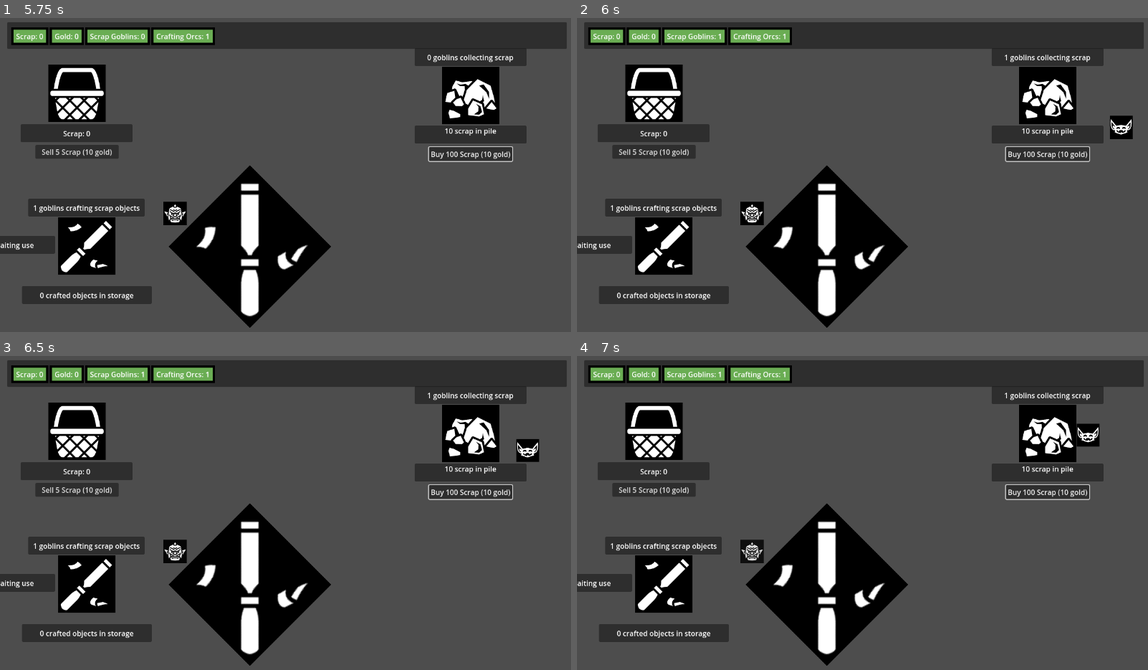
Above: before the commit, frames 1-4 (two rows, left to right).
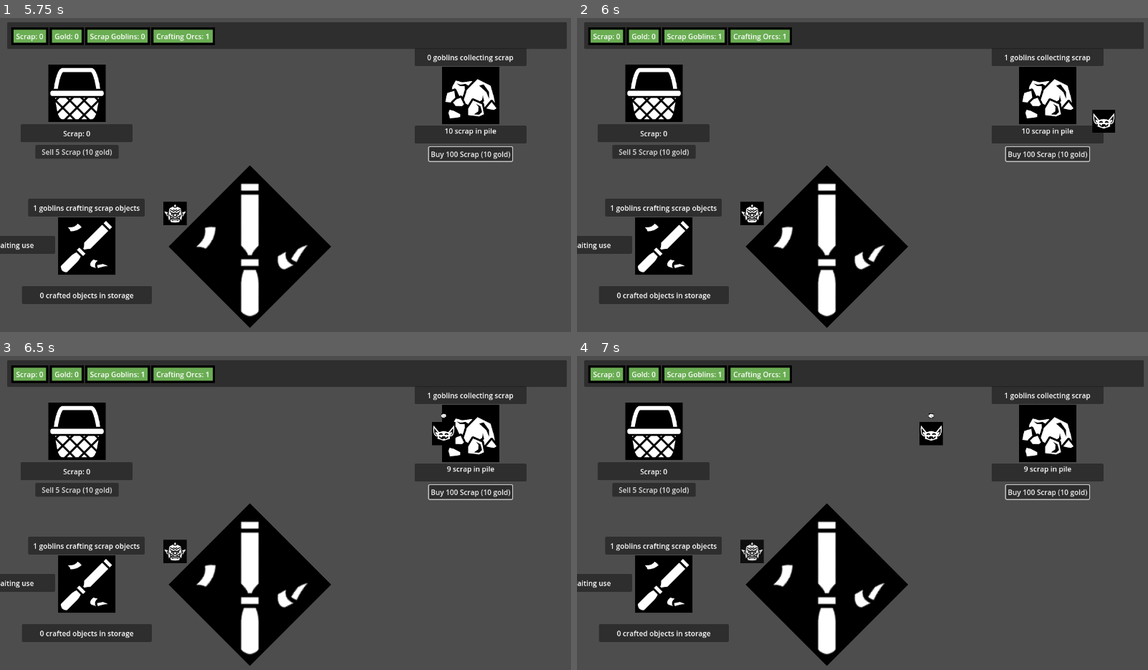
Above: after the commit, the same moments.

Repository: breadbun407/GoblinIdle
Game: Godot game, scene res://World/main.tscn
The game is run twice, just before and just after one commit, with the same random seed, the same clock (stepped at 60 frames per second) and the same inputs.
Inputs (mouse positions are in pixels of both pictures, inside the frame that each line leads up to):
- Up to frame 1 (5.75 s): click "Sell 5 Scrap (10 gold)" at 0.5 s; click "Buy 100 Scrap (10 gold)" at 1.25 s; click "Sell 5 Scrap (10 gold)" at 2 s; click "Buy 100 Scrap (10 gold)" at 2.75 s; click "Sell 5 Scrap (10 gold)" at 3.5 s; click "Buy 100 Scrap (10 gold)" at 4.25 s; tap Enter at 5 s; move the mouse to (85, 247) at 5.02 s; press the mouse at (85, 247) at 5.03 s
- Up to frame 2 (6 s): tap Space at 5.75 s; move the mouse to (1045, 96) at 5.77 s; release the mouse at (1045, 96) at 5.78 s; click (1045, 96) at 5.85 s
- Up to frame 3 (6.5 s): no input
- Up to frame 4 (7 s): move the mouse to (919, 443) at 6.52 s; press the mouse at (919, 443) at 6.53 s

Frame 1 is identical in both runs. In frame 2, 0.5% of the frame differs, in the area x 90-98%, y 29-39%; in frame 3, 0.6%; in frame 4, 0.7%, in the area x 59-92%, y 18-38%.

Commit message:
ScrapGoblin travel component
Works - but need to decouple signals from scrap network to allow it to function on all goblins

Diff:
--- a/Component/travel_component.gd
+++ b/Component/travel_component.gd
@@ -18,10 +18,8 @@
 
 func _ready() -> void:
 	travelling = true
+	available = true
 	goblin = get_parent()
-
-	GoblinManager.scrap_heap_goblin_hired.emit()
-	GoblinManager.parent_set_to_heap.connect(on_parent_set_to_heap)
 	ScrapManager.scrap_all_gone.connect(on_scrap_all_gone)
 
 	GoblinManager.goblin_collected_scrap.connect(on_goblin_collected_scrap)
@@ -31,56 +29,60 @@
 	if carrying_item:
 		carried_item.position = Vector2(0, -100)
 
+func begin_travel():
+	move_toward_destination(destination.global_position)
+
 func move_toward_destination(target: Vector2):
+	goblin.state = goblin.STATE.DELIVERING
 	if available:
+		available = false
 		# Calculate the distance between the goblin and the target
-		var distance = global_position.distance_to(target)
+		var distance = goblin.global_position.distance_to(target)
 
 		# Calculate the duration based on the distance and speed
 		var duration = distance / goblin.speed
 
 		# Use Tween to move the goblin to the target global_position at a consistent speed
 		tween = create_tween()
-		tween.tween_property(self, "global_position", target, duration).set_trans(Tween.TRANS_LINEAR).set_ease(Tween.EASE_IN_OUT)
+		tween.tween_property(goblin, "global_position", target, duration).set_trans(Tween.TRANS_LINEAR).set_ease(Tween.EASE_IN_OUT)
 
 		# Optionally, you can connect the tween_completed signal if you want to trigger something after the move.
 		tween.finished.connect(on_destination_tween_completed)
 
 func on_destination_tween_completed():
-	GoblinManager.goblin_collected_scrap.emit(self)
+	GoblinManager.goblin_collected_scrap.emit(goblin)
 	var varied_position = Vector2(randi_range(-50, 50), randi_range(-50, 50))
-	var target = get_tree().get_first_node_in_group("scrap_heap").global_position + varied_position
+	var target = home.global_position + varied_position
 	move_toward_home(target)
 
 func move_toward_home(target):
-
+	goblin.state = goblin.STATE.COLLECTING
 	# Calculate the distance between the goblin and the target
-	var distance = global_position.distance_to(target)
+	var distance = goblin.global_position.distance_to(target)
 
 	# Calculate the duration based on the distance and speed
 	var duration = distance / goblin.speed
 
 	# Use Tween to move the goblin to the target global_position at a consistent speed
 	tween = create_tween()
-	tween.tween_property(self, "global_position", target, duration).set_trans(Tween.TRANS_LINEAR).set_ease(Tween.EASE_IN_OUT)
+	tween.tween_property(goblin, "global_position", target, duration).set_trans(Tween.TRANS_LINEAR).set_ease(Tween.EASE_IN_OUT)
 
 	# Optionally, you can connect the tween_completed signal if you want to trigger something after the move.
 	tween.finished.connect(on_home_tween_completed)
 
 func on_home_tween_completed():
-	GoblinManager.goblin_delivered_scrap.emit(self)
-
-
-func on_parent_set_to_heap():
-	var varied_position = Vector2(randi_range(-50, 50), randi_range(-50, 50))
-	move_toward_destination(destination.global_position + varied_position)
+	GoblinManager.goblin_delivered_scrap.emit(goblin)
+	goblin.state = goblin.STATE.BORED
+	available = true
+	begin_travel()
 
 func on_scrap_all_gone():
 	if carrying_item == false:
 		available = true
+		goblin.state = goblin.STATE.BORED
 
 func on_goblin_collected_scrap(goblin_node):
-	if goblin_node == self:
+	if goblin_node == goblin:
 		var item_to_carry_node = item_to_carry_scene.instantiate()
 		add_child(item_to_carry_node)
 		carrying_item = true
@@ -88,7 +90,11 @@
 		item_to_carry_node.position = Vector2(0, -100)
 
 func on_goblin_delivered_scrap(goblin_node: Node):
-	if goblin_node == self:
+	if goblin_node == goblin:
 		if carrying_item:
 			carrying_item = false
 			carried_item.queue_free()
+
+func randomise_location():
+	var varied_position = Vector2(randi_range(-50, 50), randi_range(-50, 50))
+	return varied_position
--- /dev/null
+++ b/Goblins/goblin_base.gd
@@ -0,0 +1,5 @@
+extends Node2D
+class_name Goblin
+
+
+enum STATE {COLLECTING, DELIVERING, BORED}
--- /dev/null
+++ b/Goblins/goblin_base.tscn
@@ -0,0 +1,6 @@
+[gd_scene load_steps=2 format=3 uid="uid://dxyyru7mgqbrr"]
+
+[ext_resource type="Script" path="res://Goblins/goblin_base.gd" id="1_n1fa0"]
+
+[node name="GoblinBase" type="Node2D"]
+script = ExtResource("1_n1fa0")
--- a/Goblins/scrap_heap_goblin.gd
+++ b/Goblins/scrap_heap_goblin.gd
@@ -1,104 +1,41 @@
-extends Node2D
+extends Goblin
 
 @onready var sprite: Sprite2D = $Sprite2D
 @onready var bored_goblin_timer: Timer = $BoredGoblinTimer
 @onready var fade_timer: Timer = $FadeTimer
 @onready var animation_player: AnimationPlayer = $AnimationPlayer
+@onready var travel_component: TravelComponent = $TravelComponent
 
 @export var scrap_block_scene: PackedScene
-@export var speed = 100
+@export var speed = 400
 
-
-var collecting_scrap: bool = false
 var bored: bool = false
 
 var scrap_heap_parent = null
 var time_left: float = 0.0  # To store the remaining fade time
 var original_alpha: float = 1.0  # To store the original alpha of the sprite
 
-enum STATE {COLLECTING_SCRAP, DELIVERING_SCRAP, BORED}
 var state = STATE.BORED
 
-var tween
-
-var carried_scrap = null
-var carrying_scrap = false
-
-
 func _ready() -> void:
-	collecting_scrap = true
 	bored_goblin_timer.timeout.connect(on_bored_goblin_timer_timeout)
 	fade_timer.timeout.connect(on_fade_timer_timeout)
 
 	GoblinManager.scrap_heap_goblin_hired.emit()
 	GoblinManager.parent_set_to_heap.connect(on_parent_set_to_heap)
-	ScrapManager.scrap_all_gone.connect(on_scrap_all_gone)
 
-	GoblinManager.goblin_collected_scrap.connect(on_goblin_collected_scrap)
-	GoblinManager.goblin_delivered_scrap.connect(on_goblin_delivered_scrap)
 
 func _process(delta: float) -> void:
 	if state == STATE.BORED:
 		animation_player.play("bored_anim")
-		if tween:
-			tween.kill()
+		if travel_component.tween:
+			travel_component.tween.kill()
 
-	if carrying_scrap:
-		carried_scrap.position = Vector2(0, -100)
-
-func move_toward_scrap_pile(target: Vector2):
-	if state == STATE.BORED:
-		if scrap_heap_parent.scrap_in_pile > 0 or carrying_scrap == true:
-			bored_goblin_timer.stop()
-			fade_timer.stop()
-			sprite.modulate.a = 1
-			bored = false
-			# Calculate the distance between the goblin and the target
-			var distance = global_position.distance_to(target)
-
-			# Calculate the duration based on the distance and speed
-			var duration = distance / speed
-
-			# Use Tween to move the goblin to the target global_position at a consistent speed
-			tween = create_tween()
-			tween.tween_property(self, "global_position", target, duration).set_trans(Tween.TRANS_LINEAR).set_ease(Tween.EASE_IN_OUT)
-			state = STATE.COLLECTING_SCRAP
-
-			# Optionally, you can connect the tween_completed signal if you want to trigger something after the move.
-			tween.finished.connect(on_scrap_pile_tween_completed)
-
-func on_scrap_pile_tween_completed():
-	GoblinManager.goblin_collected_scrap.emit(self)
-	var varied_position = Vector2(randi_range(-50, 50), randi_range(-50, 50))
-	var target = get_tree().get_first_node_in_group("scrap_heap").global_position + varied_position
-	move_toward_scrap_heap(target)
-
-func move_toward_scrap_heap(target):
-	if state == STATE.COLLECTING_SCRAP:
-
-	# Calculate the distance between the goblin and the target
-		var distance = global_position.distance_to(target)
-
-		# Calculate the duration based on the distance and speed
-		var duration = distance / speed
-
-		# Use Tween to move the goblin to the target global_position at a consistent speed
-		tween = create_tween()
-		tween.tween_property(self, "global_position", target, duration).set_trans(Tween.TRANS_LINEAR).set_ease(Tween.EASE_IN_OUT)
-		state = STATE.DELIVERING_SCRAP
-
-		# Optionally, you can connect the tween_completed signal if you want to trigger something after the move.
-		tween.finished.connect(on_scrap_heap_tween_completed)
-
-func on_scrap_heap_tween_completed():
-	GoblinManager.goblin_delivered_scrap.emit(self)
-	state = STATE.BORED
-	if scrap_heap_parent:
-		on_parent_set_to_heap()
-
-func set_collecting_scrap(is_collecting_scrap):
-	if not is_collecting_scrap and bored == false:
-		bored_goblin()
+func setup_travel(destination, home, item_to_carry, item_to_carry_scene):
+	travel_component.destination = destination
+	travel_component.home = home
+	travel_component.item_to_carry = item_to_carry
+	travel_component.item_to_carry_scene = item_to_carry_scene
 
 func bored_goblin():
 	bored = true
@@ -139,23 +76,9 @@
 	queue_free()
 
 func on_parent_set_to_heap():
-	var varied_position = Vector2(randi_range(-50, 50), randi_range(-50, 50))
-	move_toward_scrap_pile(scrap_heap_parent.global_position + varied_position)
-
-func on_scrap_all_gone():
-	if carrying_scrap == false:
-		state = STATE.BORED
-
-func on_goblin_collected_scrap(goblin):
-	if goblin == self:
-		var scrap_block = scrap_block_scene.instantiate()
-		add_child(scrap_block)
-		carrying_scrap = true
-		carried_scrap = scrap_block
-		scrap_block.position = Vector2(0, -100)
-
-func on_goblin_delivered_scrap(goblin: Node):
-	if goblin == self:
-		if carrying_scrap:
-			carrying_scrap = false
-			carried_scrap.queue_free()
+	var scrap_heap = get_tree().get_first_node_in_group("scrap_heap")
+	var scrap_pile = scrap_heap_parent
+	var item_to_carry = "Scrap"
+	var item_to_carry_scene = scrap_block_scene
+	setup_travel(scrap_pile, scrap_heap, item_to_carry, item_to_carry_scene)
+	travel_component.begin_travel()
--- a/Goblins/scrap_heap_goblin.tscn
+++ b/Goblins/scrap_heap_goblin.tscn
@@ -1,8 +1,9 @@
-[gd_scene load_steps=7 format=3 uid="uid://ifnbehdco3p2"]
+[gd_scene load_steps=8 format=3 uid="uid://ifnbehdco3p2"]
 
 [ext_resource type="Texture2D" uid="uid://bcmfic5dhcpcq" path="res://Icons/goblin.png" id="1_4esyi"]
 [ext_resource type="Script" path="res://Goblins/scrap_heap_goblin.gd" id="1_vigrt"]
 [ext_resource type="PackedScene" uid="uid://v2a1gc2sbc05" path="res://Scrap/scrap_block.tscn" id="2_16862"]
+[ext_resource type="PackedScene" uid="uid://ccpbi76rk4qiy" path="res://Component/travel_component.tscn" id="3_brni3"]
 
 [sub_resource type="Animation" id="Animation_35x2h"]
 length = 0.001
@@ -46,6 +47,8 @@
 script = ExtResource("1_vigrt")
 scrap_block_scene = ExtResource("2_16862")
 
+[node name="TravelComponent" parent="." instance=ExtResource("3_brni3")]
+
 [node name="Sprite2D" type="Sprite2D" parent="."]
 texture = ExtResource("1_4esyi")
 
--- a/Scrap/scrap_pile.gd
+++ b/Scrap/scrap_pile.gd
@@ -92,7 +92,8 @@
 func goblins_not_collecting_scrap():
 	for goblin in goblin_array:
 		if goblin != null:
-			goblin.set_collecting_scrap(false)
+			pass
+			#goblin.set_collecting_scrap(false)
 
 
 func on_clickable_area_clicked(viewport: Node, event: InputEvent, shape_idx: int):
